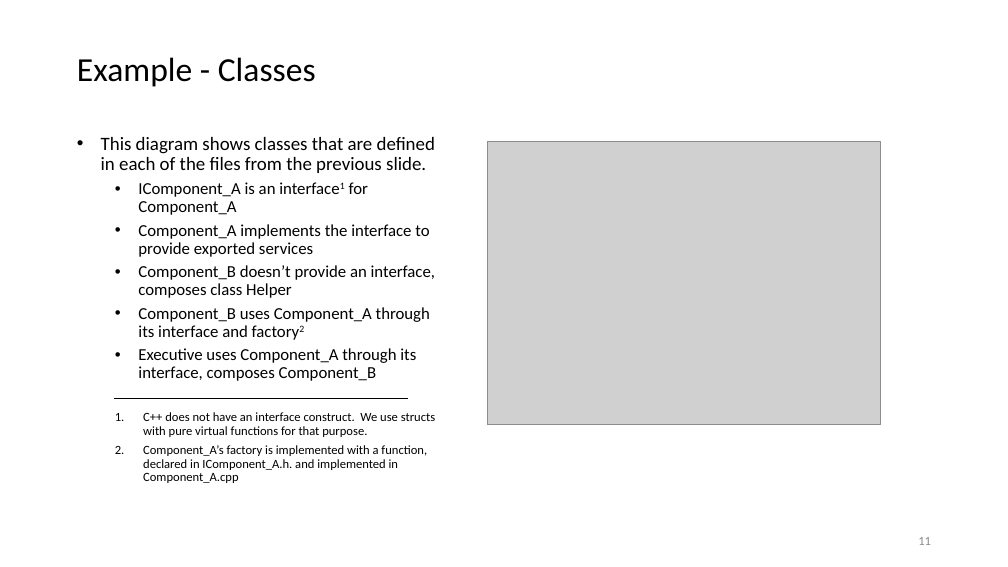
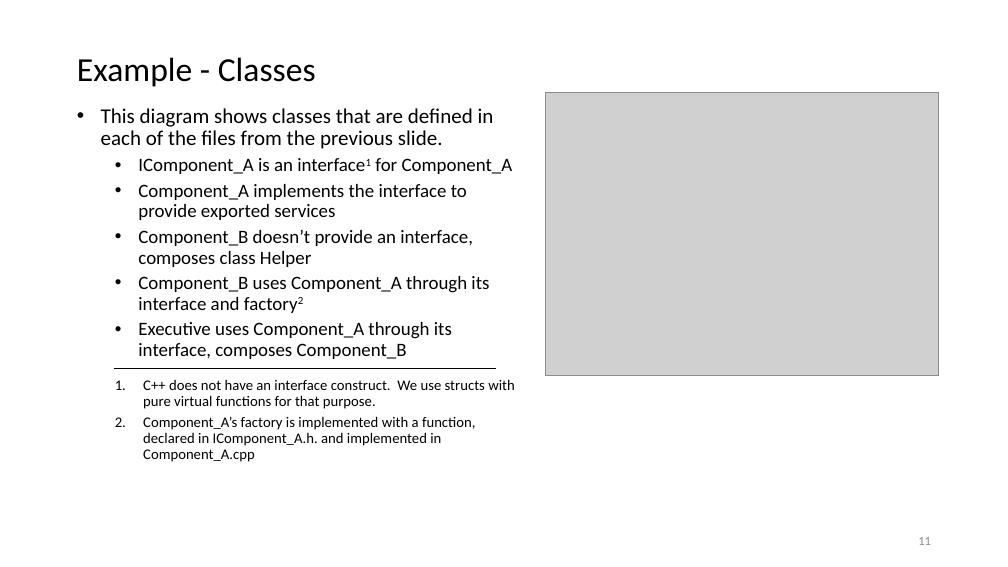
Before and after one commit to JimFawcett/JimFawcett.github.io, a slide deck: slide 11 of Resources/CppModels.pptx. Drawn at 1008x567 pixels with LibreOffice and Linux fonts; fonts in the diff are those of the drawing; grey boxes stand for pictures. Boxes give left, top, right and bottom in pixels: in the first picture for what was removed or moved away, otherwise in the second. Text is boxed around its words. In the diff, an @@ line names an element or a change of style, - is before the commit and + after.

Commit message:
added template point class example

```diff
--- a/Resources/CppModels.pptx
+++ b/Resources/CppModels.pptx
@@ text "This diagram shows classes that ...": place and size @@
-text "This diagram shows classes that ..." at [101,137,435,483]
+text "This diagram shows classes that ..." at [101,108,515,462]
@@ text "This diagram shows classes that ..." at [101,108,515,462]: size 18 to 20 pt in "This diagram shows classes that are defined ..."; size 16 to 18 pt in "IComponent_A is an interface1 for Component_A", "Component_A implements the interface to provide exported ...", "Component_B doesn’t provide an interface, composes class ...", "Component_B uses Component_A through its interface and ..." and 1 more places; size 12 to 14 pt in "C++ does not have an interface construct. ...", "Component_A’s factory is implemented with a function, ..." @@
@@ picture: place and size @@
-picture at [487,141,880,425]
+picture at [546,92,939,376]
@@ line moved from (114, 399) - (408, 399) to (114, 368) - (496, 368) @@
```
Also in this commit, not shown: 1 other slide changed, 1 slide added, 1 other file.
